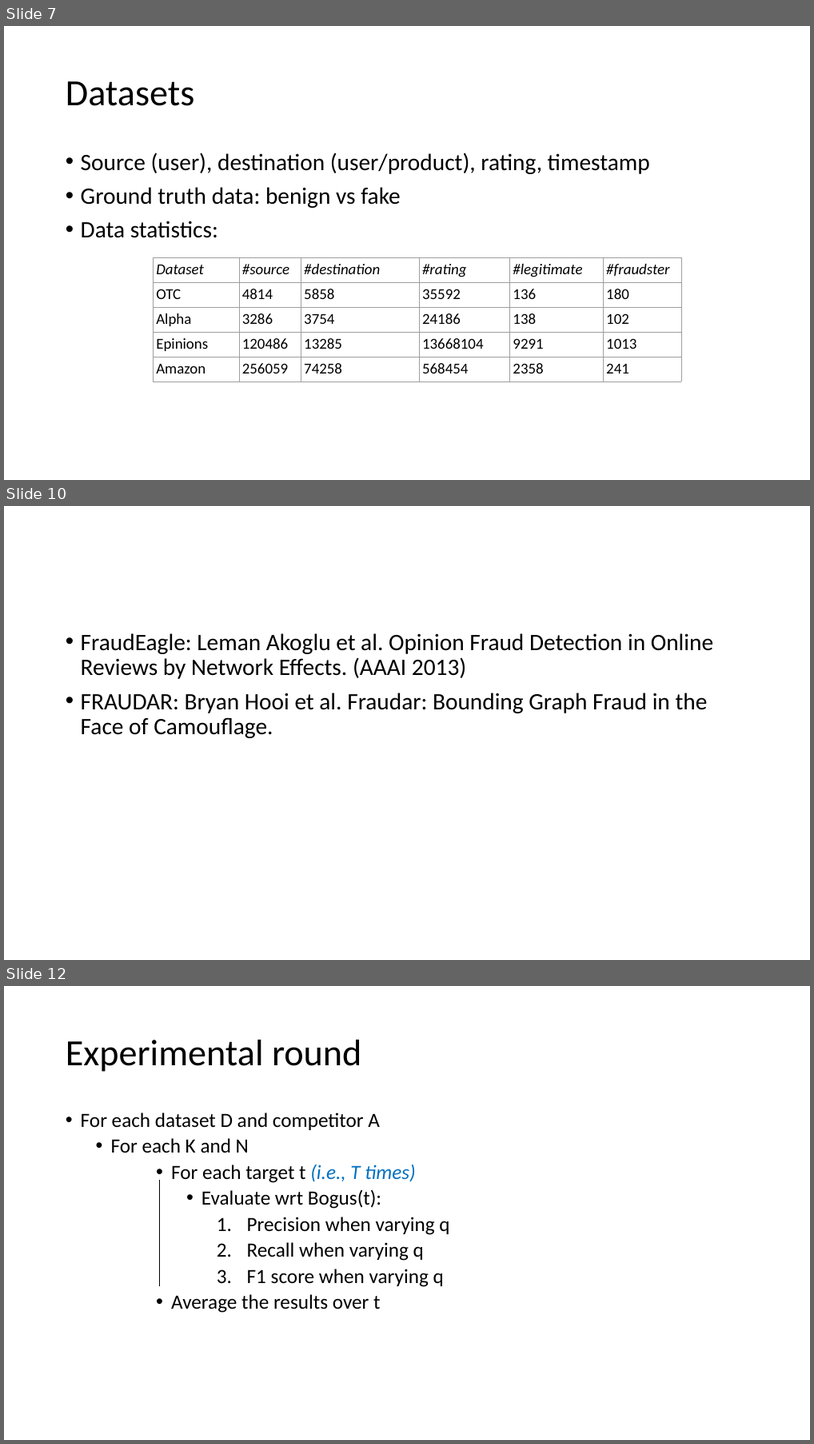
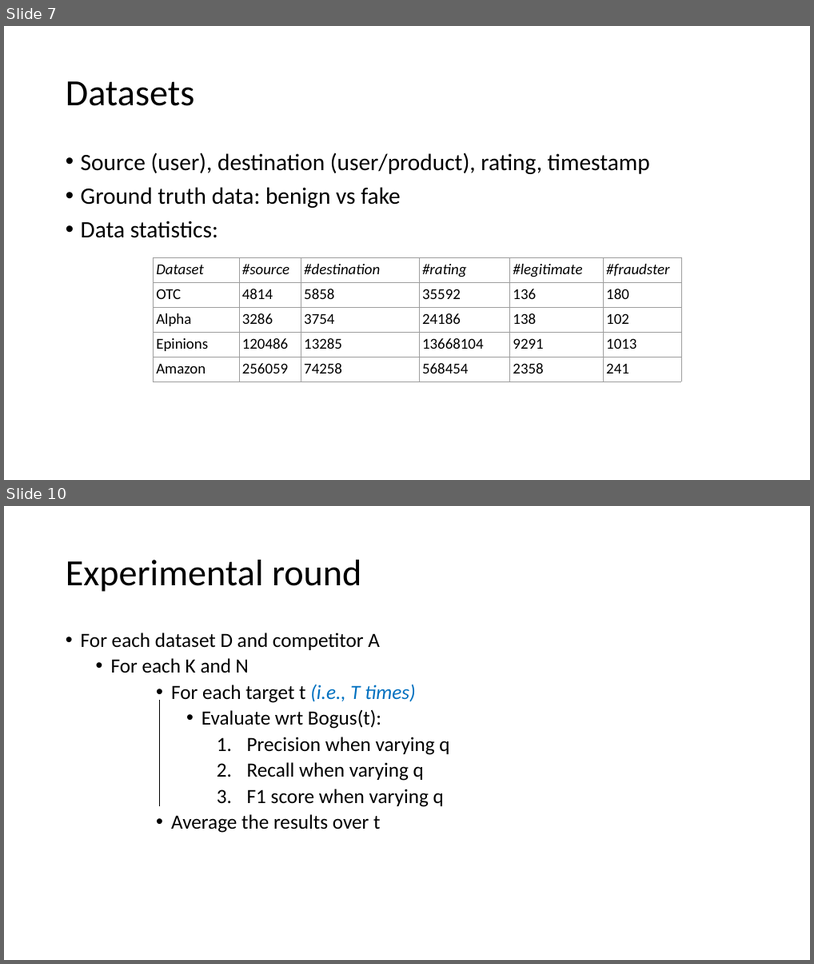
Before and after one commit to rzlll/DataMining, a slide deck: reports/Discussion.pptx. Shown one above the other, each under a label of ours: slides 7, 10 and 12 before the commit, slides 7 and 10 after it; the slides between them are not shown. The pictures are 814x1444 and 814x964 pixels, drawn with LibreOffice and Linux fonts; fonts in the diff are those of the drawing. Boxes give left, top, right and bottom in pixels: in the first picture for what was removed or moved away, otherwise in the second. Text is boxed around its words. In the diff, an @@ line names an element or a change of style, - is before the commit and + after.

```diff
--- a/reports/Discussion.pptx
+++ b/reports/Discussion.pptx
@@ slide 10 removed at [4, 506, 810, 960], background #FFFFFF @@
@@ text removed at [81, 633, 714, 738] @@
-• FraudEagle: Leman Akoglu et al. Opinion Fraud Detection in Online Reviews by Network Effects. (AAAI 2013)
-• FRAUDAR: Bryan Hooi et al. Fraudar: Bounding Graph Fraud in the Face of Camouflage.
@@ what was slide 12 is now slide 10 @@
```
Also in this commit, not shown: 3 slides changed, 1 other slide removed, 3 other files.
